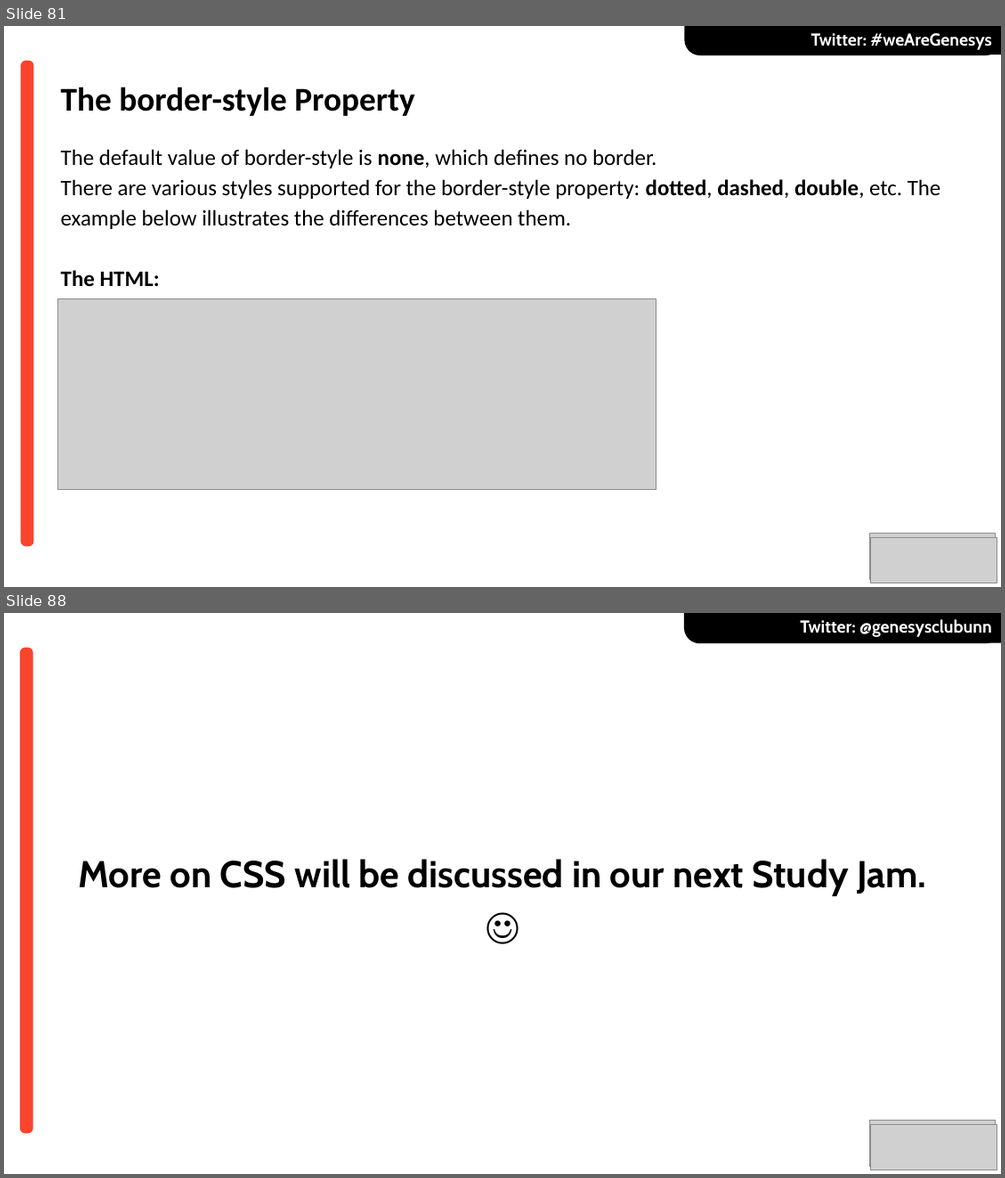
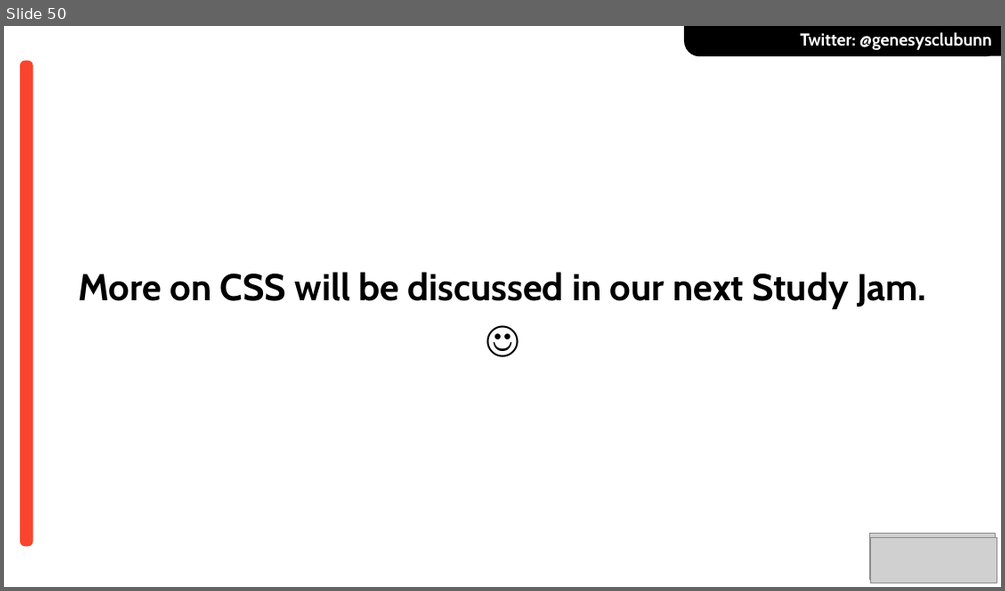
Before and after one commit to power-f-GOD/genesyscampusclub-unn, a slide deck: slides/Web101_Intro-HTML5-CSS3---19-10-2019.pptx. Shown one above the other, each under a label of ours: slides 81 and 88 before the commit, slide 50 after it; the slides between them are not shown. The pictures are 1005x1178 and 1005x591 pixels, drawn with LibreOffice and Linux fonts; fonts in the diff are those of the drawing; grey boxes stand for pictures; background and template pictures are left out. Boxes give left, top, right and bottom in pixels: in the first picture for what was removed or moved away, otherwise in the second. Text is boxed around its words. In the diff, an @@ line names an element or a change of style, - is before the commit and + after.

```diff
--- a/slides/Web101_Intro-HTML5-CSS3---19-10-2019.pptx
+++ b/slides/Web101_Intro-HTML5-CSS3---19-10-2019.pptx
@@ slide 81 removed at (x1=4, y1=26, x2=1001, y2=587), background #FFFFFF @@
@@ round same rect removed at (x1=684, y1=26, x2=1001, y2=55) @@
@@ text removed at (x1=811, y1=33, x2=991, y2=50) @@
-Twitter: #weAreGenesys
@@ round same rect removed at (x1=856, y1=26, x2=1001, y2=54) @@
@@ rounded rectangle removed at (x1=20, y1=61, x2=33, y2=547) @@
@@ text removed at (x1=61, y1=87, x2=414, y2=116) @@
-The border-style Property
@@ text removed at (x1=61, y1=149, x2=941, y2=286) @@
-The default value of border-style is none, which defines no border.
-There are various styles supported for the border-style property: dotted, dashed, double, etc. The example below illustrates the differences between them.
-The HTML:
@@ picture removed at (x1=57, y1=298, x2=655, y2=489) @@
@@ picture removed at (x1=869, y1=533, x2=995, y2=579) @@
@@ picture removed at (x1=870, y1=537, x2=996, y2=583) @@
@@ what was slide 88 is now slide 50 @@
```
Also in this commit, not shown: 38 other slides removed, 1 other file.
